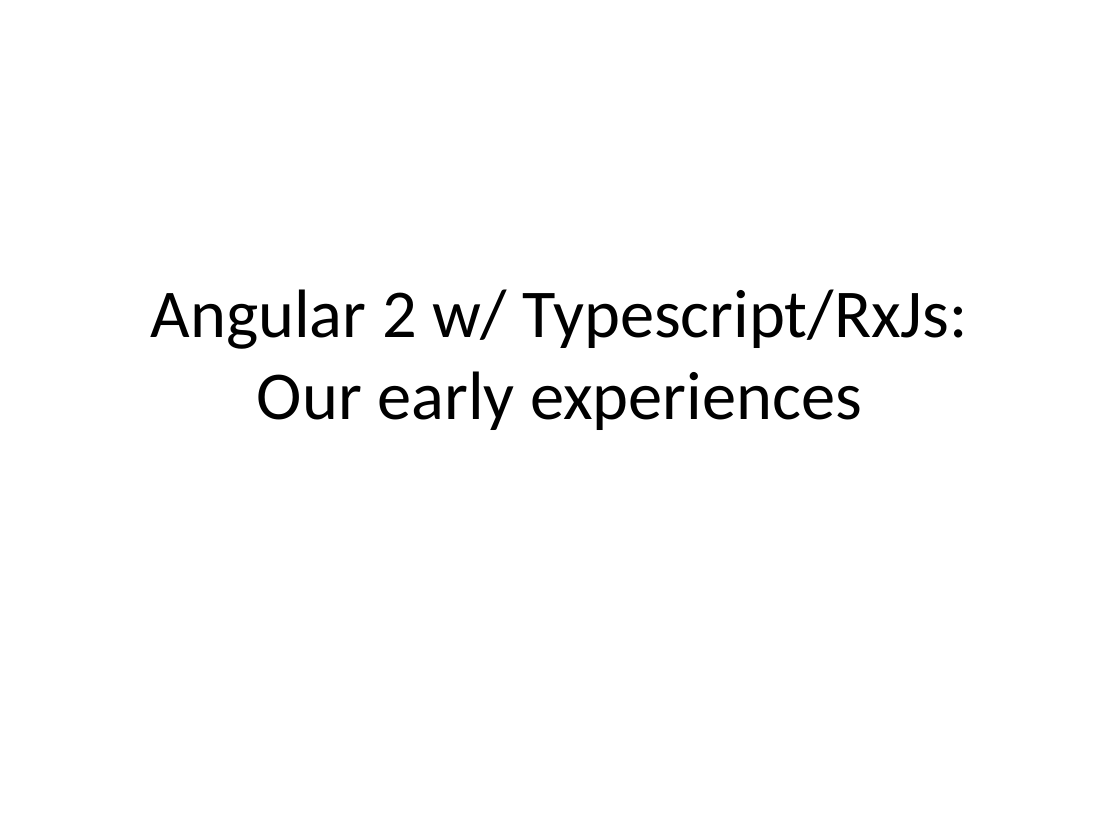
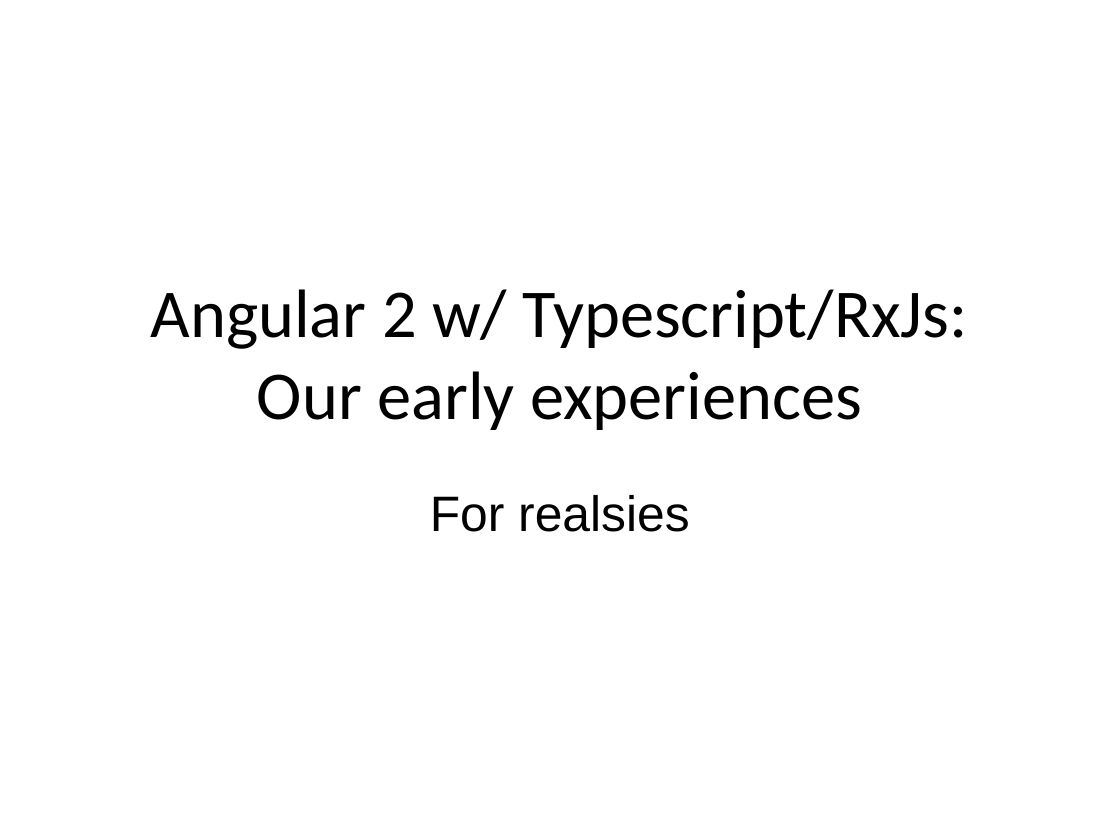
Before and after one commit to trognus/devcon2016, a slide deck: slide 1 of devconNg2.odp. Drawn at 1120x840 pixels with LibreOffice and Linux fonts; fonts in the diff are those of the drawing. Boxes give left, top, right and bottom in pixels: in the first picture for what was removed or moved away, otherwise in the second. Text is boxed around its words. In the diff, an @@ line names an element or a change of style, - is before the commit and + after.

```diff
--- a/devconNg2.odp
+++ b/devconNg2.odp
@@ subtitle added at box(430, 495, 690, 532), 32 pt, text #000000 @@
+For realsies
```
Also in this commit, not shown: 3 other slides changed, 3 slides added.
